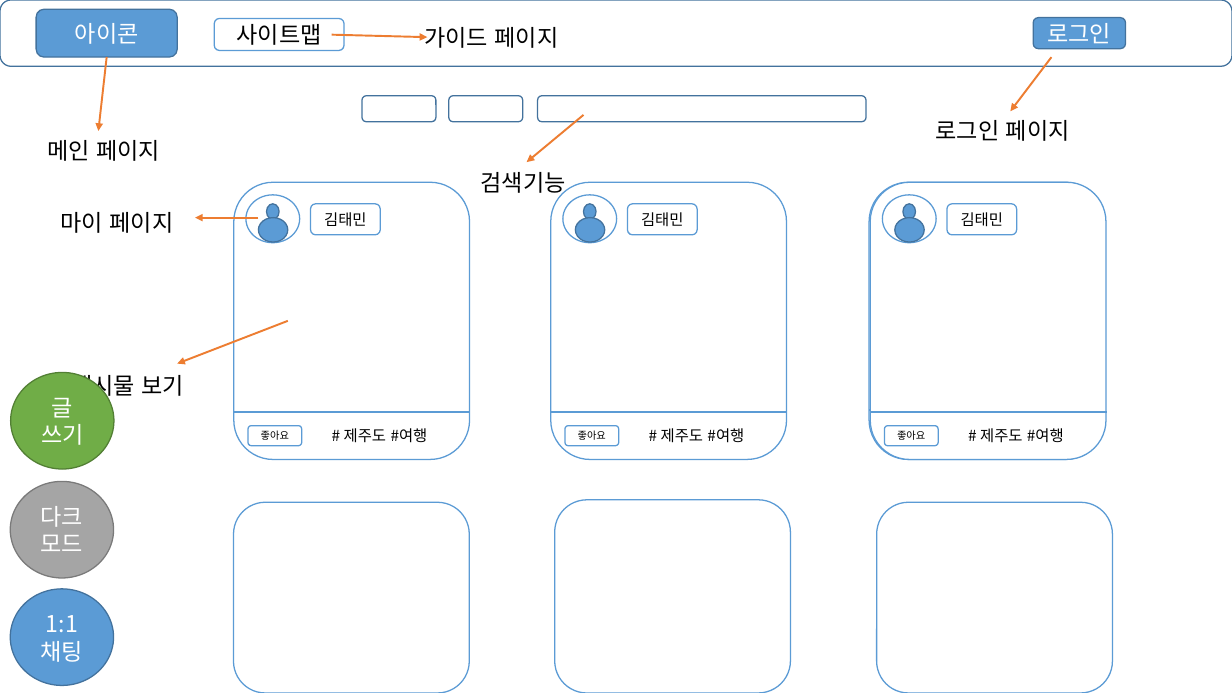
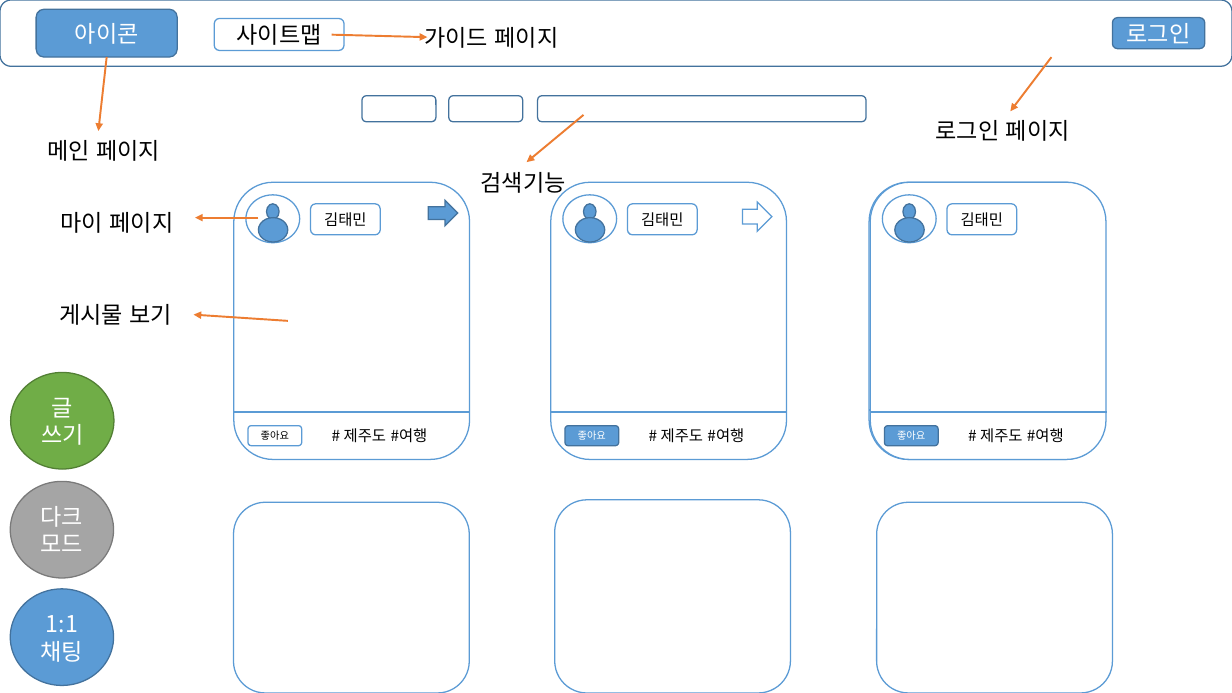
Before and after one commit to tm-kr/Academy-lesson-spring, a slide deck: slide 1 of 프로젝트 UI.pptx. Drawn at 1232x693 pixels with LibreOffice and Linux fonts; fonts in the diff are those of the drawing. Boxes give left, top, right and bottom in pixels: in the first picture for what was removed or moved away, otherwise in the second. Text is boxed around its words. In the diff, an @@ line names an element or a change of style, - is before the commit and + after.

```diff
--- a/프로젝트 UI.pptx
+++ b/프로젝트 UI.pptx
@@ rounded rectangle "로그인" moved from (x1=1033, y1=18, x2=1126, y2=49) to (x1=1113, y1=18, x2=1205, y2=49) @@
@@ right arrow added at (x1=429, y1=201, x2=458, y2=226), fill #5B9BD5, outline #43739E 1 pt @@
@@ right arrow added at (x1=743, y1=202, x2=773, y2=232), fill #FFFFFF, outline #5B9BD5 1 pt @@
@@ text "게시물 보기" rewrapped from (x1=71, y1=371, x2=184, y2=400) to (x1=59, y1=304, x2=172, y2=325) @@
@@ arrow moved from (287, 321) - (177, 364) to (287, 321) - (194, 315) @@
@@ rounded rectangle "좋아요" at (x1=565, y1=426, x2=618, y2=446): text colour #000000 to #FFFFFF; fill #FFFFFF to #5B9BD5; outline #5B9BD5 1 pt to #43739E 1 pt @@
@@ rounded rectangle "좋아요" at (x1=884, y1=426, x2=938, y2=446): text colour #000000 to #FFFFFF; fill #FFFFFF to #5B9BD5; outline #5B9BD5 1 pt to #43739E 1 pt @@
```
Also in this commit, not shown: 5 other slides changed, 6 slides added.
